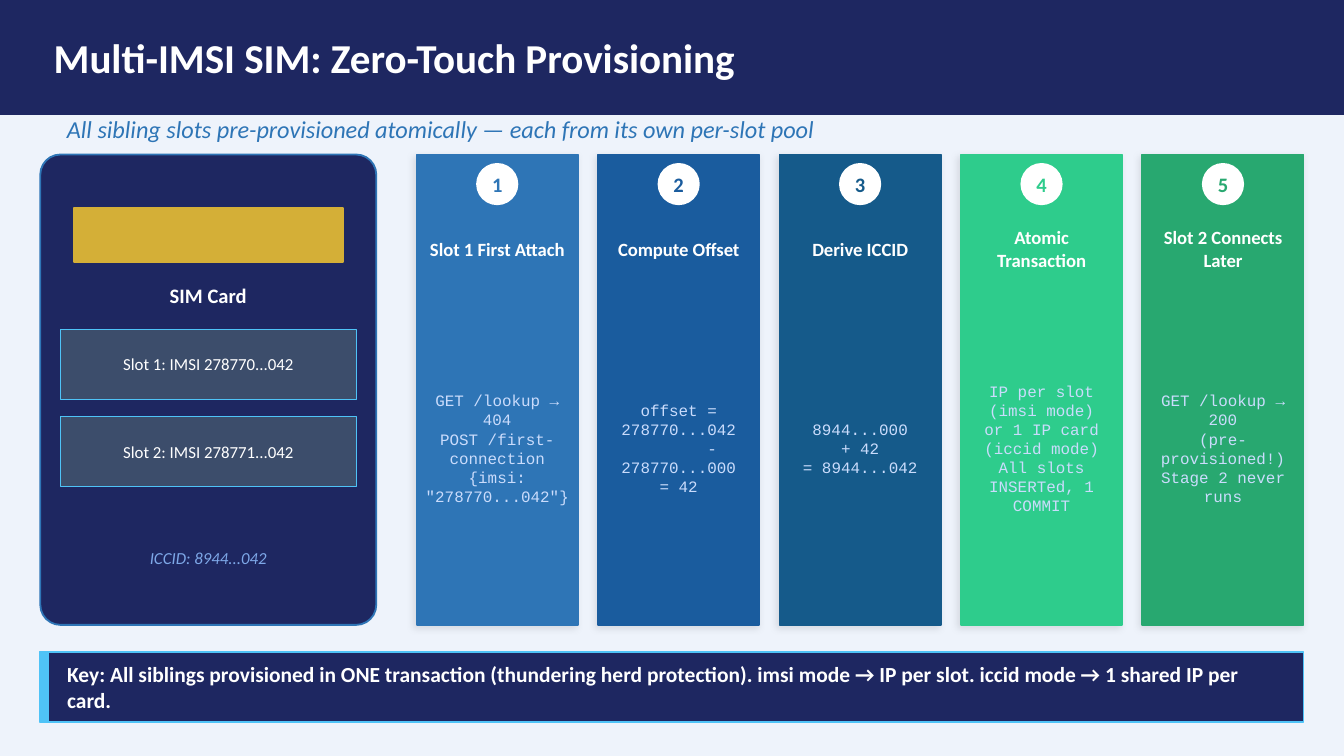
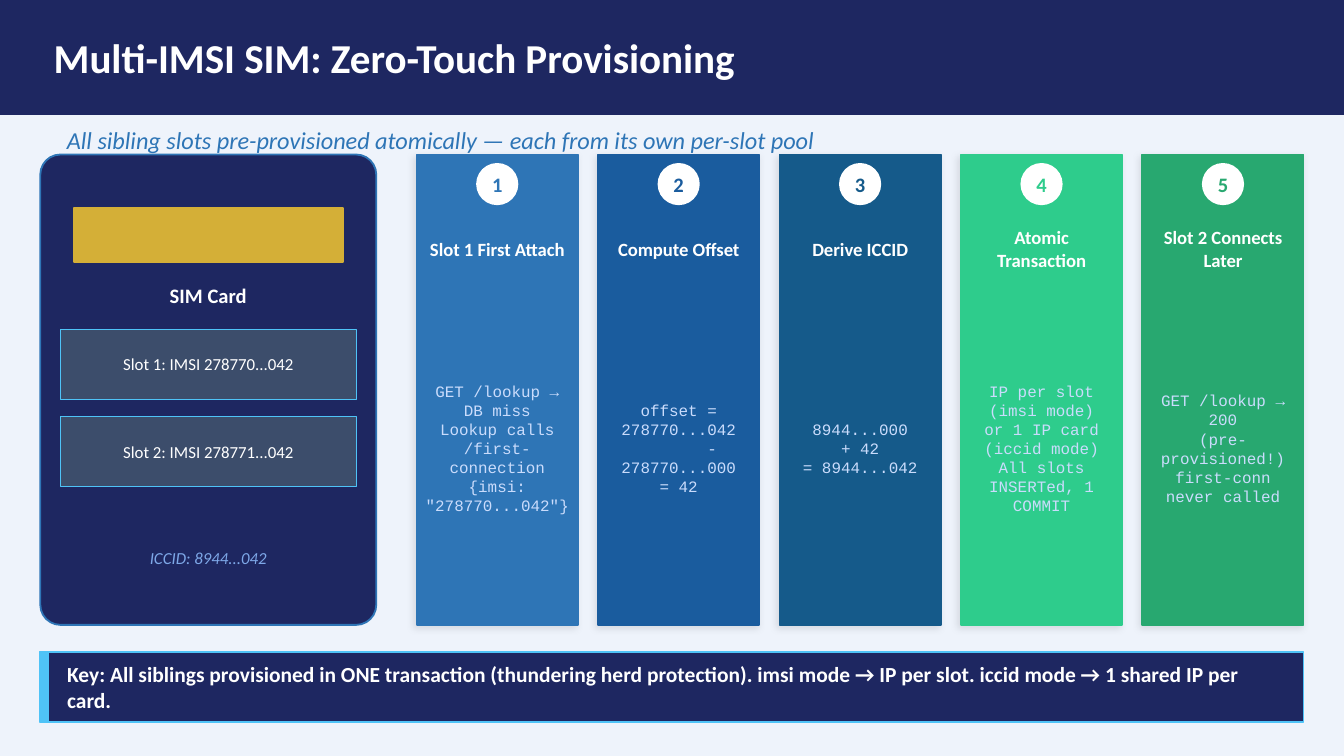
Before and after one commit to ridan5G/aaa-cloud-native, a slide deck: slide 7 of docs/aaa-platform-presentation.pptx (slide 9 before the commit). Drawn at 1344x756 pixels with LibreOffice and Linux fonts; fonts in the diff are those of the drawing. Boxes give left, top, right and bottom in pixels: in the first picture for what was removed or moved away, otherwise in the second. Text is boxed around its words. In the diff, an @@ line names an element or a change of style, - is before the commit and + after.

Commit message:
Move stage logic from radius to lookup pod, CIDR finder fixes

```diff
--- a/docs/aaa-platform-presentation.pptx
+++ b/docs/aaa-platform-presentation.pptx
@@ text "All sibling slots pre-provisioned atomically ..." at <box>67,132,814,155</box>: vertical alignment top to middle @@
@@ text at <box>435,385,555,473</box>: text changed @@
-GET /lookup → 404
-POST /first-connection
+GET /lookup → DB miss
+Lookup calls /first-connection
@@ text at <box>1166,471,1280,502</box>: text changed @@
-Stage 2 never runs
+first-conn never called
```
Also in this commit, not shown: 11 other slides changed, 2 slides removed, 39 other files.
